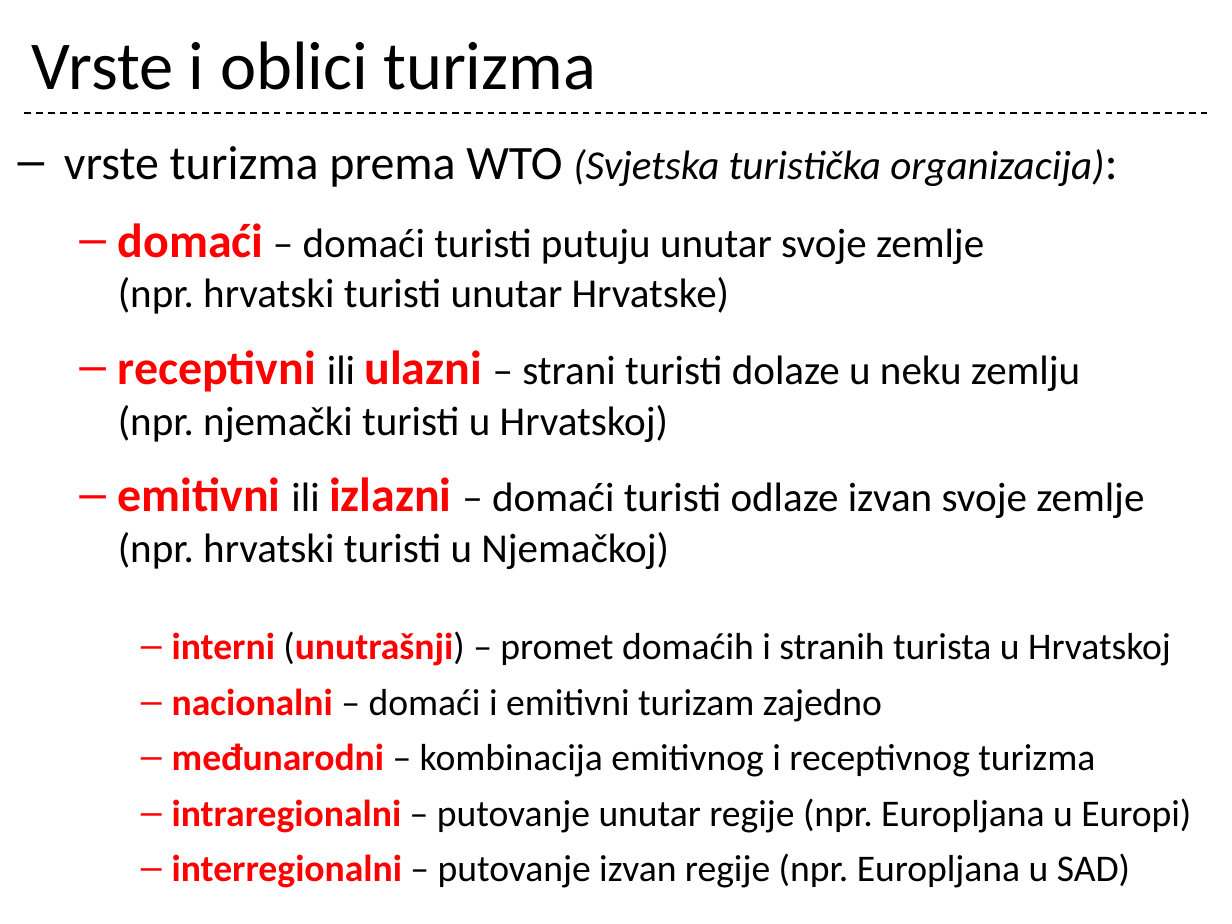
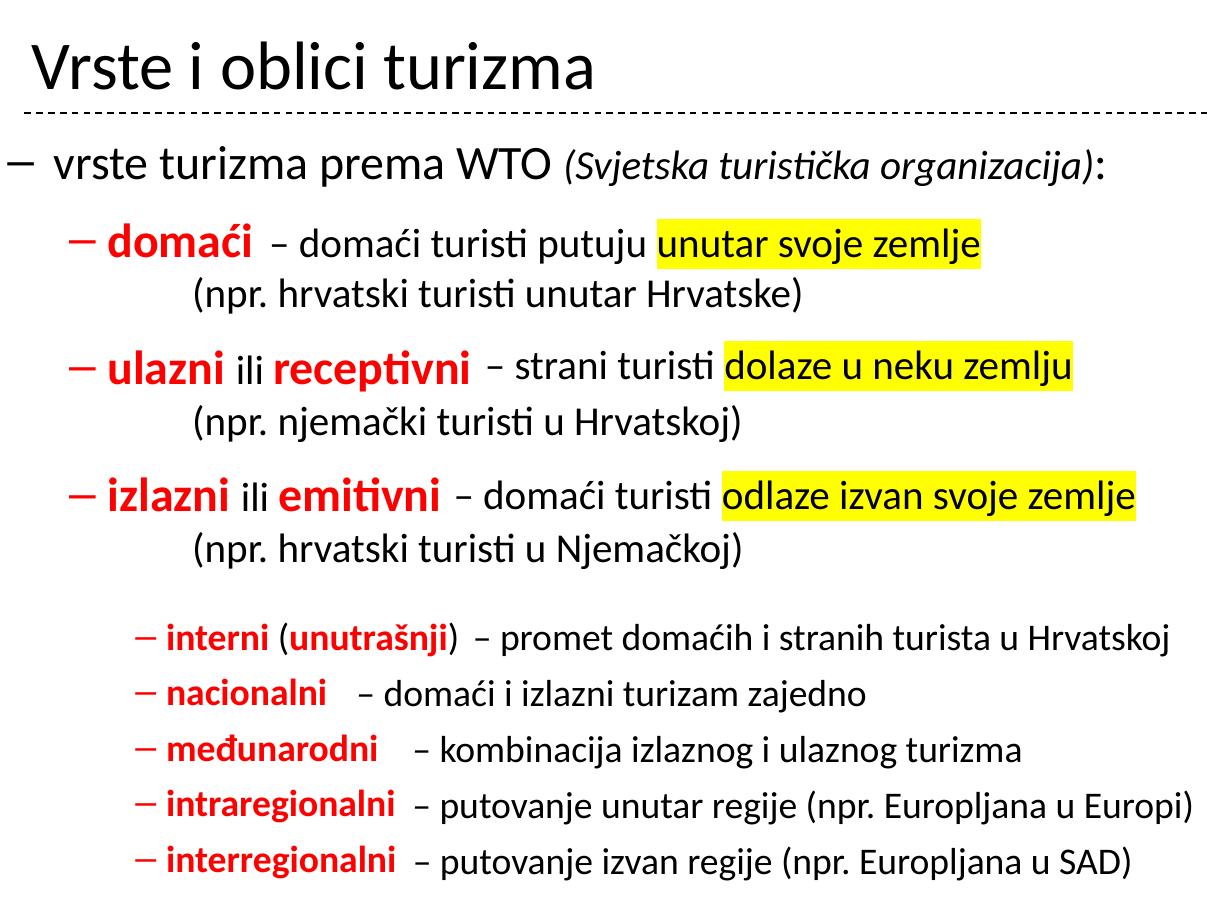
Before and after one commit to cornx/print, a slide deck: slide 21 of data/prezentacije/osnove_turizma/001_Turizam_uvod.pptx (slide 20 before the commit). Drawn at 1232x924 pixels with LibreOffice and Linux fonts; fonts in the diff are those of the drawing. Boxes give left, top, right and bottom in pixels: in the first picture for what was removed or moved away, otherwise in the second. Text is boxed around its words. In the diff, an @@ line names an element or a change of style, - is before the commit and + after.

```diff
--- a/data/prezentacije/osnove_turizma/001_Turizam_uvod.pptx
+++ b/data/prezentacije/osnove_turizma/001_Turizam_uvod.pptx
@@ text "vrste turizma prema WTO (Svjetska ...": place and size @@
-text "vrste turizma prema WTO (Svjetska ..." at [64,146,1191,888]
+text "vrste turizma prema WTO (Svjetska ..." at [54,146,1094,569]
@@ text at [108,223,803,569]: text changed; size 22 to 24 pt @@
-  – domaći – domaći turisti putuju unutar svoje zemlje
-    (npr. hrvatski turisti unutar Hrvatske)
-  – receptivni ili ulazni – strani turisti dolaze u neku zemlju
-    (npr. njemački turisti u Hrvatskoj)
-  – emitivni ili izlazni – domaći turisti odlaze izvan svoje zemlje (npr. hrvatski turisti u Njemačkoj)
-    – interni (unutrašnji) – promet domaćih i stranih turista u Hrvatskoj
-    – nacionalni – domaći i emitivni turizam zajedno
-    – međunarodni – kombinacija emitivnog i receptivnog turizma
-    – intraregionalni – putovanje unutar regije (npr. Europljana u Europi)
-    – interregionalni – putovanje izvan regije (npr. Europljana u SAD)
+  – domaći
+  (npr. hrvatski turisti unutar Hrvatske)
+  – ulazni ili receptivni
+  (npr. njemački turisti u Hrvatskoj)
+  – izlazni ili emitivni
+  (npr. hrvatski turisti u Njemačkoj)
@@ text added at [299,228,981,264], 24 pt, text #000000 @@
+– domaći turisti putuju unutar svoje zemlje
@@ text added at [515,350,1072,386], 24 pt, text #000000 @@
+– strani turisti dolaze u neku zemlju
@@ text added at [483,480,1136,516], 24 pt, text #000000 @@
+– domaći turisti odlaze izvan svoje zemlje
@@ text added at [166,622,459,879], 22 pt, text #FF0000, bold @@
+    – interni (unutrašnji)
+    – nacionalni
+    – međunarodni
+    – intraregionalni
+    – interregionalni
@@ text added at [500,624,1171,657], 22 pt, text #000000 @@
+– promet domaćih i stranih turista u Hrvatskoj
@@ text added at [384,680,867,713], 22 pt, text #000000 @@
+– domaći i izlazni turizam zajedno
@@ text added at [440,736,1023,769], 22 pt, text #000000 @@
+– kombinacija izlaznog i ulaznog turizma
@@ text added at [440,790,1194,825], 22 pt, text #000000 @@
+– putovanje unutar regije (npr. Europljana u Europi)
@@ text added at [440,846,1132,881], 22 pt, text #000000 @@
+– putovanje izvan regije (npr. Europljana u SAD)
```
Also in this commit, not shown: 8 other slides changed, 2 slides added.
